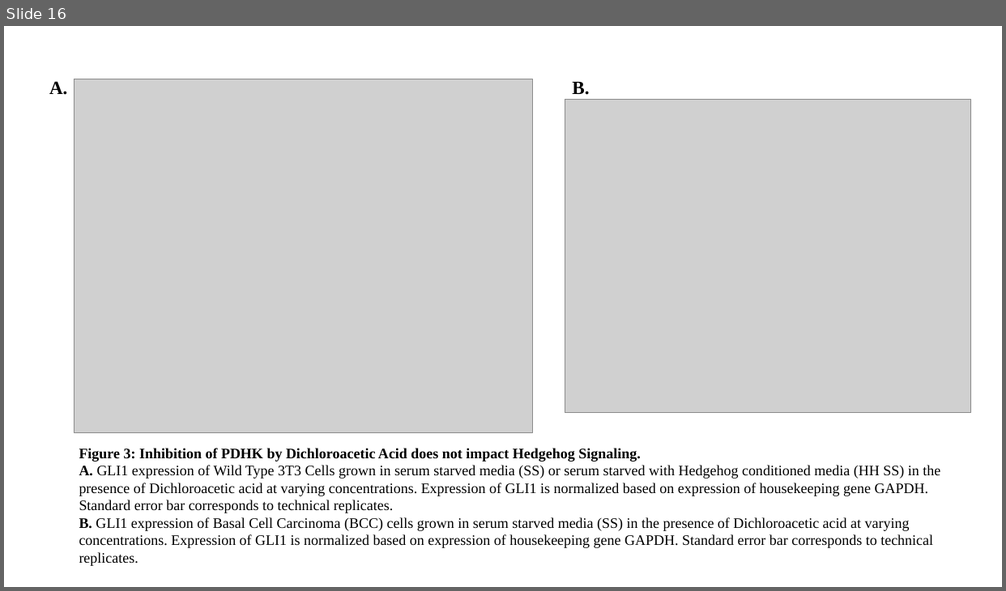
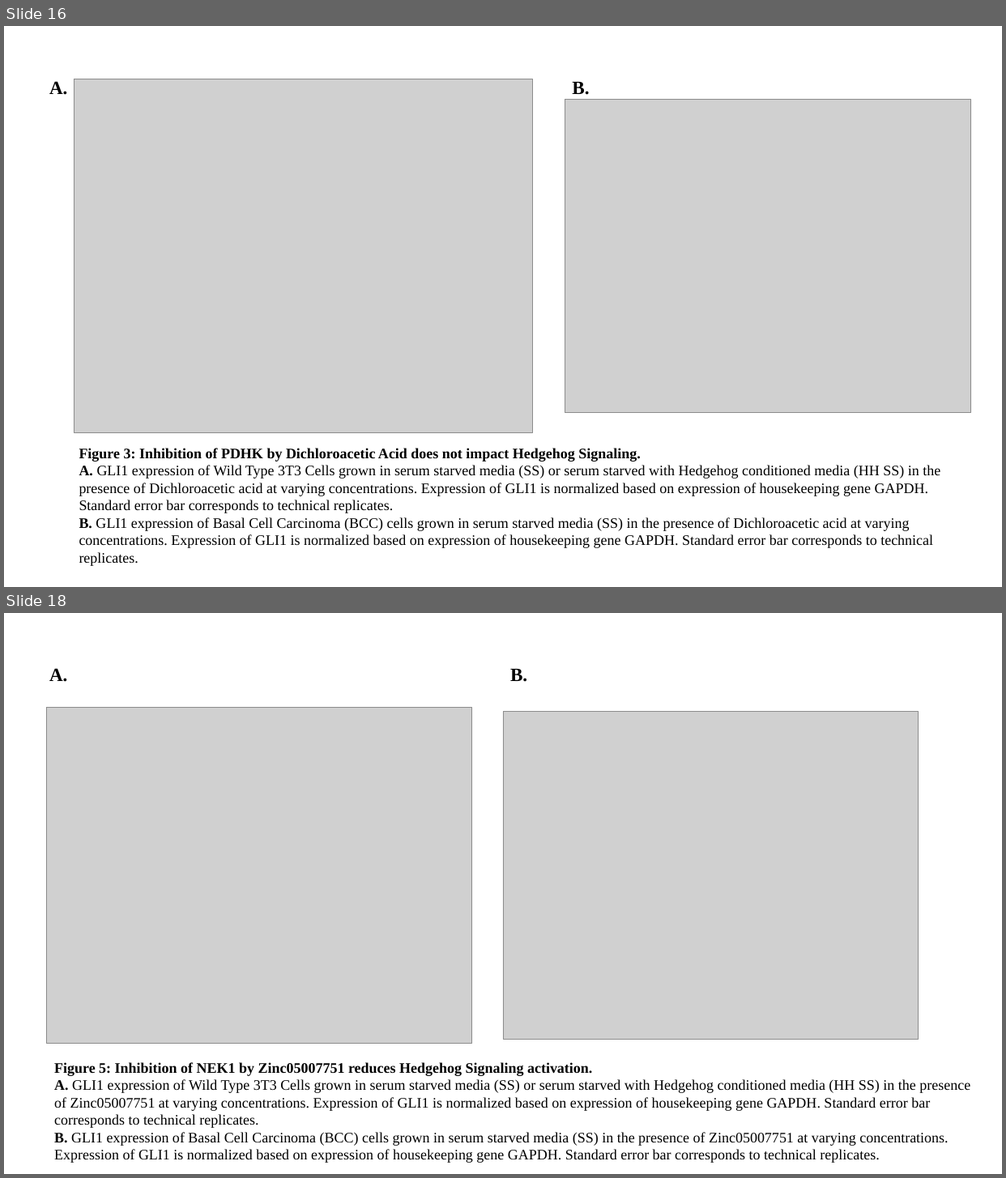
Before and after one commit to phalas25/ph-future-phd, a slide deck: Figures .pptx. Shown one above the other, each under a label of ours: slide 16 before the commit, slides 16 and 18 after it; the slides between them are not shown. The pictures are 1006x591 and 1006x1178 pixels, drawn with LibreOffice and Linux fonts; fonts in the diff are those of the drawing; grey boxes stand for pictures. Boxes give left, top, right and bottom in pixels: in the first picture for what was removed or moved away, otherwise in the second. Text is boxed around its words. In the diff, an @@ line names an element or a change of style, - is before the commit and + after.

```diff
--- a/Figures .pptx
+++ b/Figures .pptx
@@ slide 18 added at <box>4,613,1002,1174</box>, background #FFFFFF @@
@@ text added at <box>49,668,72,682</box>, 18 pt, text #000000, bold @@
+A..
@@ text added at <box>510,669,532,682</box>, 18 pt, text #000000, bold @@
+B..
@@ picture added at <box>47,707,472,1043</box> @@
@@ picture added at <box>503,712,918,1040</box> @@
@@ text added at <box>54,1063,970,1163</box>, 14 pt, text #000000 @@
+Figure 5: Inhibition of NEK1 by Zinc05007751 reduces Hedgehog Signaling activation.
+A. GLI1 expression of Wild Type 3T3 Cells grown in serum starved media (SS) or serum starved with Hedgehog conditioned media (HH SS) in the presence of Zinc05007751 at varying concentrations. Expression of GLI1 is normalized based on expression of housekeeping gene GAPDH. Standard error bar corresponds to technical replicates.
+B. GLI1 expression of Basal Cell Carcinoma (BCC) cells grown in serum starved media (SS) in the presence of Zinc05007751 at varying concentrations. Expression of GLI1 is normalized based on expression of housekeeping gene GAPDH. Standard error bar corresponds to technical replicates.
```
Also in this commit, not shown: 1 slide changed, 1 slide removed, 6 other files.
